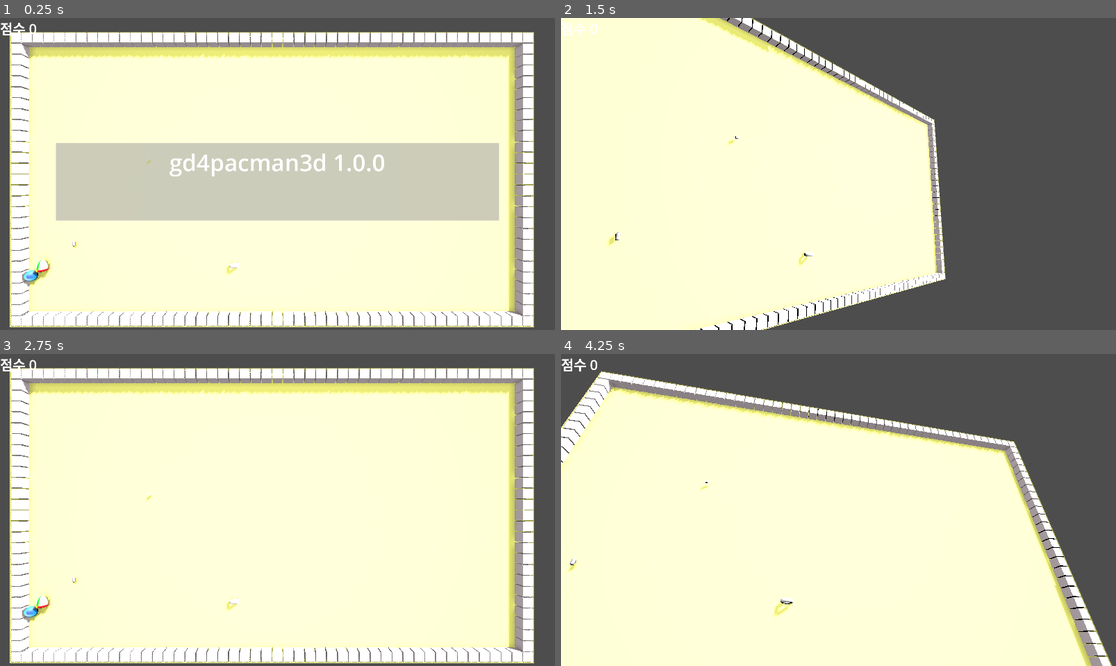
Above: before the commit, frames 1-4 (two rows, left to right).
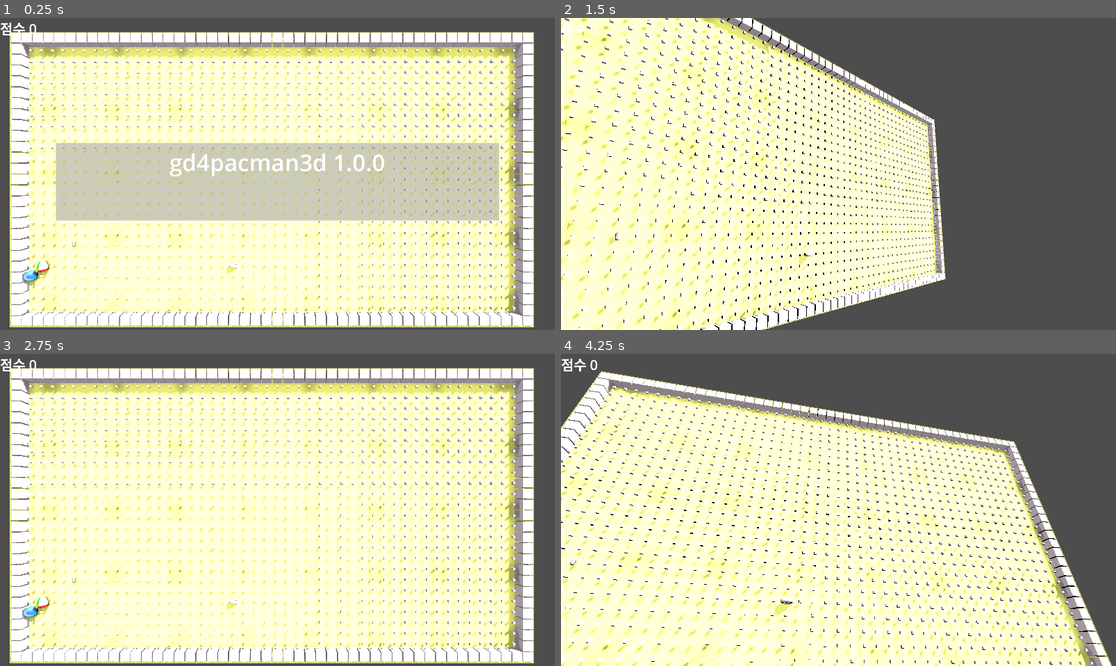
Above: after the commit, the same moments.

Repository: kasworld/gd4pacman3d
Game: Godot game, scene res://main.tscn
Two runs of this game, one before a commit and one after it. Both use one fixed random seed, a clock stepped at 60 frames per second and the inputs below.
Inputs (mouse positions are in pixels of both pictures, inside the frame that each line leads up to):
- Up to frame 1 (0.25 s): no input
- Up to frame 2 (1.5 s): tap Enter at 0.5, 0.6, 1.35 s; move the mouse to (960, 158) at 0.52 s; click (960, 158) at 0.67 s; tap Space at 1.25 s; move the mouse to (727, 189) at 1.27 s; click (727, 189) at 1.42 s
- Up to frame 3 (2.75 s): move the mouse to (333, 441) at 2.02 s; tap Enter at 2.1 s; click (333, 441) at 2.17 s
- Up to frame 4 (4.25 s): tap Enter at 2.75, 2.85, 3.6 s; move the mouse to (810, 572) at 2.77 s; click (810, 572) at 2.92 s; tap Space at 3.5 s; move the mouse to (1005, 556) at 3.52 s; click (1005, 556) at 3.67 s

The runs differ from the first frame. In frame 1, 15% of the frame differs, in the area x 4-96%, y 8-95%; in frame 2, 13%; in frame 3, 18%; in frame 4, 16%.

Commit message:
update scriptdraw2d

Diff:
--- a/bonus_fruit.gd
+++ b/bonus_fruit.gd
@@ -1,2 +1,6 @@
 extends Node3D
 class_name BonusFruit
+
+func set_color(co :Color) -> BonusFruit:
+	$MeshInstance3D.mesh.material.albedo_color = co
+	return self
--- a/dot.gd
+++ b/dot.gd
@@ -1,2 +1,6 @@
 extends Node3D
 class_name Dot
+
+func set_color(co :Color) -> Dot:
+	$MeshInstance3D.mesh.material.albedo_color = co
+	return self
--- a/ghost.gd
+++ b/ghost.gd
@@ -1,2 +1,6 @@
 extends Node3D
 class_name Ghost
+
+func set_color(co :Color) -> Ghost:
+	$MeshInstance3D.mesh.material.albedo_color = co
+	return self
--- a/global/settings.gd
+++ b/global/settings.gd
@@ -16,7 +16,9 @@
 	#["vline", 0, 1, FieldHeight-1],
 ]
 var StageWalls = [
-	[],
+	[
+		["fill", 1, FieldWidth-2, 1, FieldHeight-2],
+	],
 	[
 		["hline", FieldWidth/2-5, FieldWidth/2+5, FieldHeight/2],
 	],
--- a/lib/script_draw_2d.gd
+++ b/lib/script_draw_2d.gd
@@ -1,26 +1,28 @@
 class_name ScriptDraw2D
 
-static func exec_script(sc :Array) -> Array:
+static func exec(sc :Array) -> Array:
 	var rtn :Array = []
 	for l in sc:
-		exec_script_line(l, rtn)
+		exec_line(l, rtn)
 	return rtn
 
-static func exec_script_line(l:Array, dst :Array):
+static func exec_line(l:Array, dst :Array):
 	match l[0]:
 		"set" :
 			dst.append(Vector2i(l[1],l[2]))
 		"hline":
-			draw_hline(l[1],l[2],l[3], dst)
+			add_hline(l[1],l[2],l[3], dst)
 		"vline":
-			draw_vline(l[1],l[2],l[3], dst)
+			add_vline(l[1],l[2],l[3], dst)
 		"rect":
-			draw_rect(l[1],l[2],l[3],l[4], dst)
+			add_rect(l[1],l[2],l[3],l[4], dst)
+		"fill":
+			add_fill(l[1],l[2],l[3],l[4], dst)
 		_:
 			assert(false, "invalid script line %s" %[l])
 
 # include x2
-static func draw_hline(x1 :int, x2 :int, y :int, dst :Array):
+static func add_hline(x1 :int, x2 :int, y :int, dst :Array):
 	if x1 > x2 :
 		var t = x1
 		x1 = x2
@@ -30,7 +32,7 @@
 		dst.append( Vector2i(x,y) )
 
 # include y2
-static func draw_vline(x :int, y1 :int, y2 :int, dst :Array):
+static func add_vline(x :int, y1 :int, y2 :int, dst :Array):
 	if y1 > y2 :
 		var t = y1
 		y1 = y2
@@ -39,8 +41,12 @@
 	for y in range(y1,y2+1):
 		dst.append( Vector2i(x,y) )
 
-static func draw_rect(x1 :int, x2 :int, y1 :int, y2 :int, dst :Array):
-	draw_hline(x1,x2-1, y1, dst)
-	draw_hline(x1+1,x2, y2, dst)
-	draw_vline(x1, y1+1,y2, dst)
-	draw_vline(x2, y1,y2-1, dst)
+static func add_rect(x1 :int, x2 :int, y1 :int, y2 :int, dst :Array):
+	add_hline(x1,x2-1, y1, dst)
+	add_hline(x1+1,x2, y2, dst)
+	add_vline(x1, y1+1,y2, dst)
+	add_vline(x2, y1,y2-1, dst)
+
+static func add_fill(x1 :int, x2 :int, y1 :int, y2 :int, dst :Array):
+	for x in range(x1,x2+1):
+		add_vline(x, y1,y2, dst)
--- a/power_pellet.gd
+++ b/power_pellet.gd
@@ -1,2 +1,6 @@
 extends Node3D
 class_name PowerPellet
+
+func set_color(co :Color) -> PowerPellet:
+	$MeshInstance3D.mesh.material.albedo_color = co
+	return self
--- a/stage.gd
+++ b/stage.gd
@@ -8,7 +8,8 @@
 	return self
 
 func place_things() -> void:
-	place_walls(ScriptDraw2D.exec_script(Settings.BounderyWalls))
+	place_walls(ScriptDraw2D.exec(Settings.BounderyWalls))
+	place_dots(ScriptDraw2D.exec(Settings.StageWalls[0]))
 
 	var pt
 	pt = preload("res://pacman.tscn").instantiate()
@@ -19,9 +20,6 @@
 	add_child(pt)
 	pt = preload("res://power_pellet.tscn").instantiate()
 	pt.position = Vector3(5,7,0.5)
-	add_child(pt)
-	pt = preload("res://dot.tscn").instantiate()
-	pt.position = Vector3(12,15,0.5)
 	add_child(pt)
 	pt = preload("res://bonus_fruit.tscn").instantiate()
 	pt.position = Vector3(20,5,0.5)
@@ -35,3 +33,12 @@
 		var pos3d = Settings.vector2i_to_vector3(pos)
 		pt.position = pos3d
 		add_child(pt)
+
+func place_dots(wall_list :Array) -> void:
+	var co = Settings.LightColorList.pick_random()[0]
+	for pos in wall_list:
+		var pt = preload("res://dot.tscn").instantiate().set_color(co)
+		field.set_at(pos, pt)
+		var pos3d = Settings.vector2i_to_vector3(pos)
+		pt.position = pos3d
+		add_child(pt)
